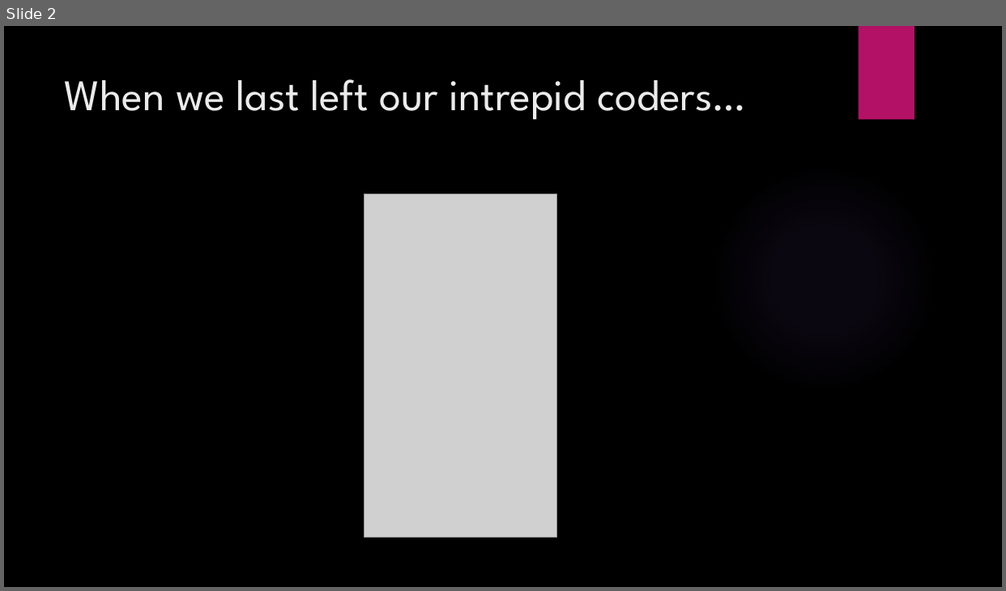
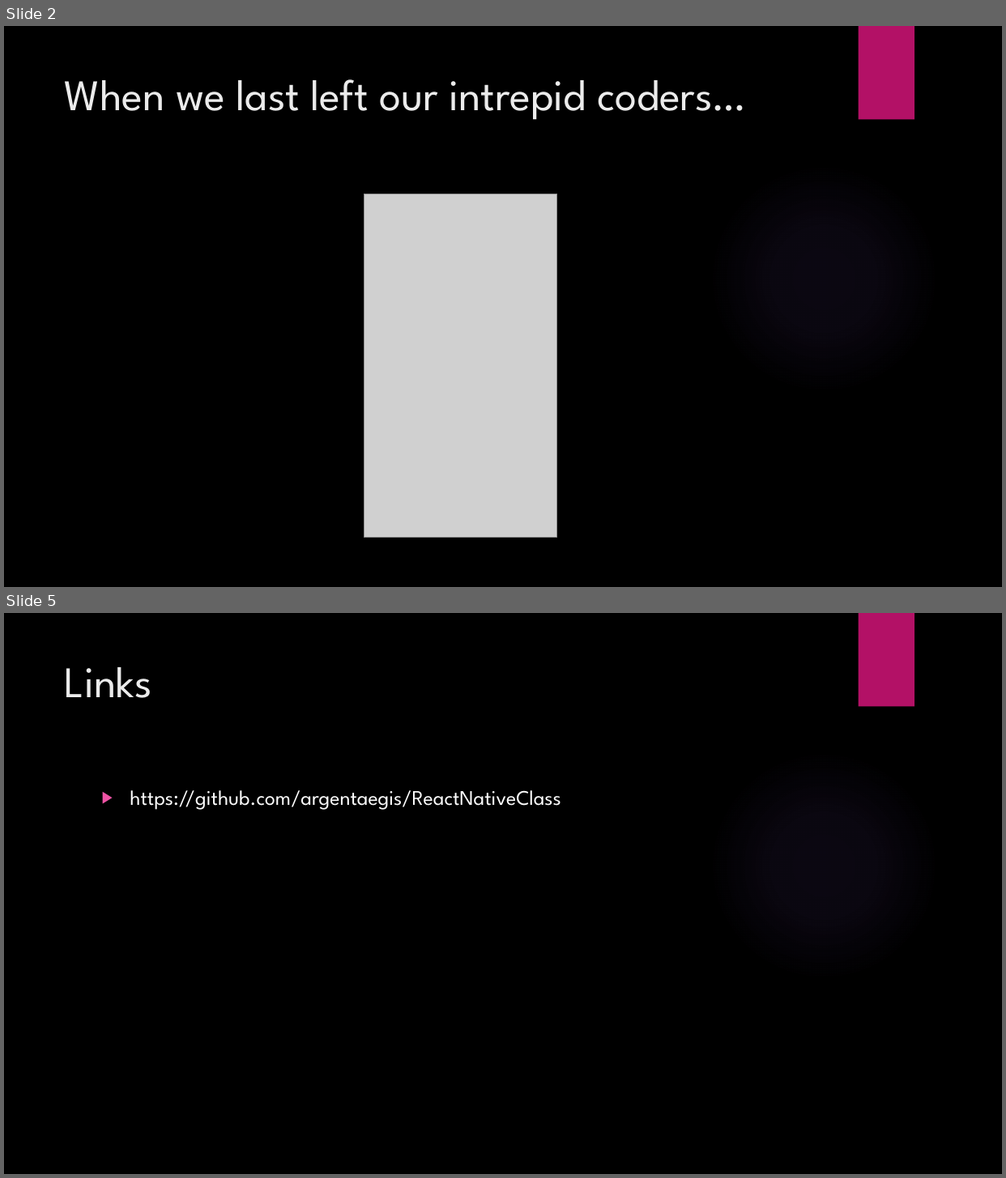
Before and after one commit to argentaegis/ReactNativeClass, a slide deck: Class2/Tech314_2.pptx. Shown one above the other, each under a label of ours: slide 2 before the commit, slides 2 and 5 after it; the slides between them are not shown. The pictures are 1006x591 and 1006x1178 pixels, drawn with LibreOffice and Linux fonts; fonts in the diff are those of the drawing; grey boxes stand for pictures; background and template pictures are left out. Boxes give left, top, right and bottom in pixels: in the first picture for what was removed or moved away, otherwise in the second. Text is boxed around its words. In the diff, an @@ line names an element or a change of style, - is before the commit and + after.

```diff
--- a/Class2/Tech314_2.pptx
+++ b/Class2/Tech314_2.pptx
@@ slide 5 added at (x1=4, y1=613, x2=1002, y2=1174), background picture (left out); not listed: 2 template elements that a slide beside it also shows @@
@@ title added at (x1=65, y1=667, x2=152, y2=698), 42 pt, text #EBEBEB @@
+Links
@@ text added at (x1=130, y1=790, x2=561, y2=810), 20 pt, text #FFFFFF @@
+▶ https://github.com/argentaegis/ReactNativeClass
```
Also in this commit, not shown: 1 slide changed, 1 other slide added.
